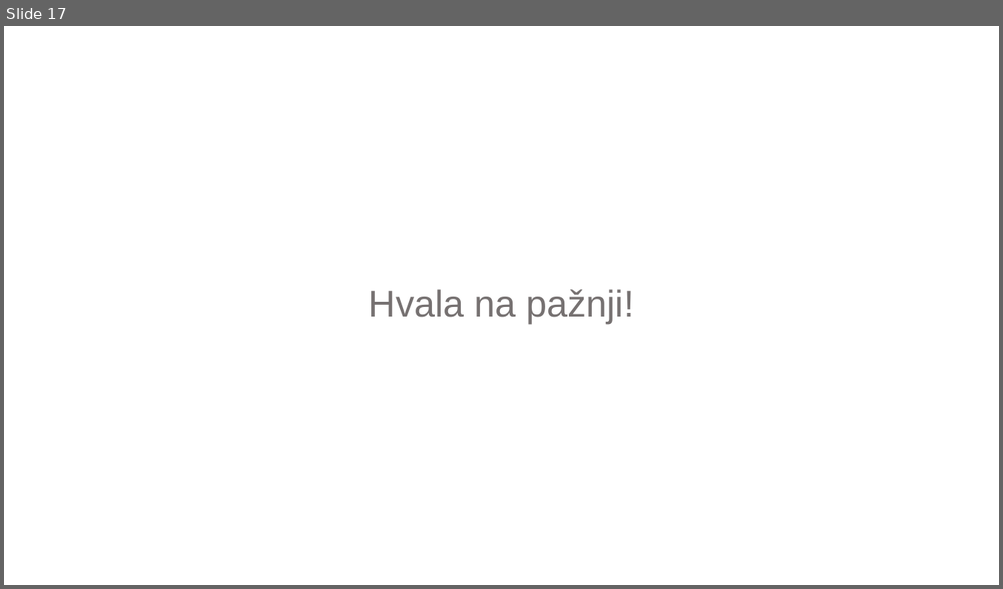
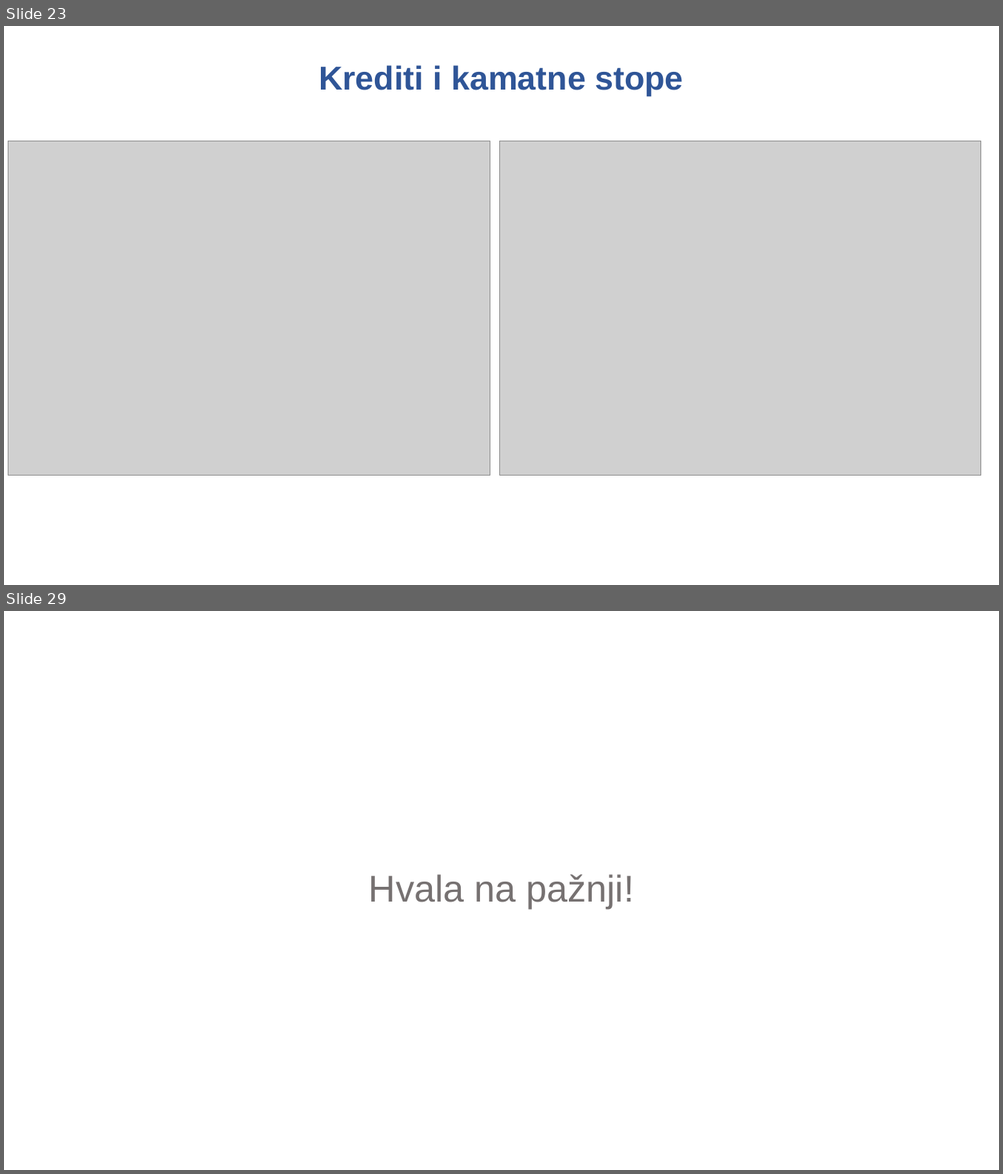
Before and after one commit to mbamba17/corona_sim, a slide deck: Prezentacija za UV.pptx. Shown one above the other, each under a label of ours: slide 17 before the commit, slides 23 and 29 after it; the slides between them are not shown. The pictures are 1003x589 and 1003x1174 pixels, drawn with LibreOffice and Linux fonts; fonts in the diff are those of the drawing; grey boxes stand for pictures; background and template pictures are left out. Boxes give left, top, right and bottom in pixels: in the first picture for what was removed or moved away, otherwise in the second. Text is boxed around its words. In the diff, an @@ line names an element or a change of style, - is before the commit and + after.

```diff
--- a/Prezentacija za UV.pptx
+++ b/Prezentacija za UV.pptx
@@ slide 23 added at <box>4,26,999,585</box>, background picture (left out) @@
@@ text added at <box>318,65,683,96</box>, 32 pt, text #2F5597, bold @@
+Krediti i kamatne stope
@@ picture added at <box>8,141,489,476</box> @@
@@ picture added at <box>499,141,982,476</box> @@
@@ what was slide 17 is now slide 29 @@
```
Also in this commit, not shown: 3 slides changed, 23 other slides added, 12 slides removed, 2 other files.
